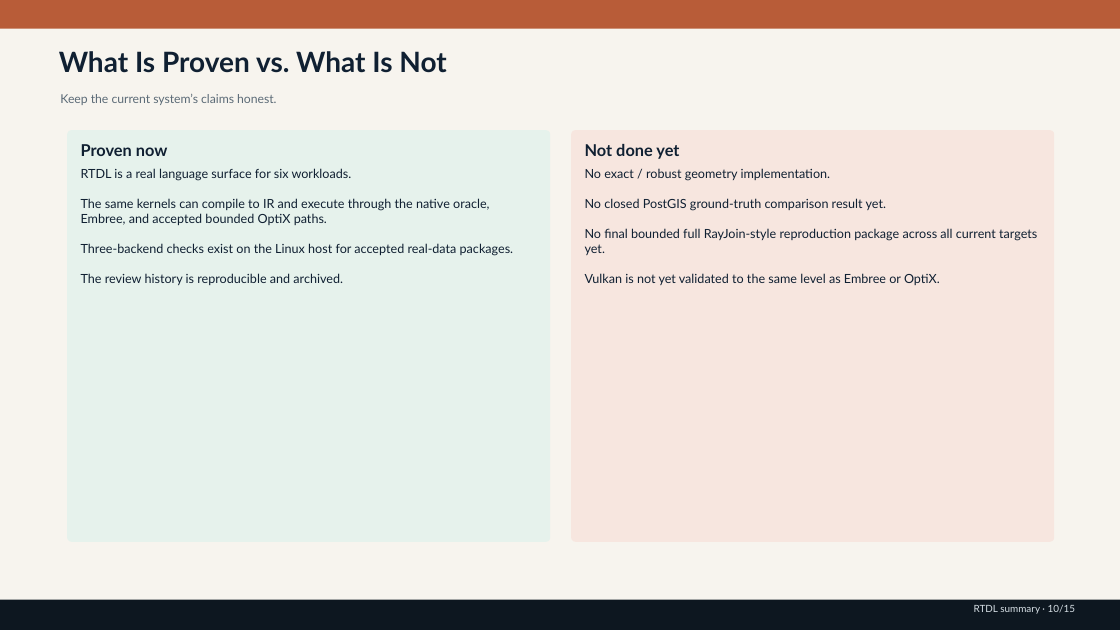
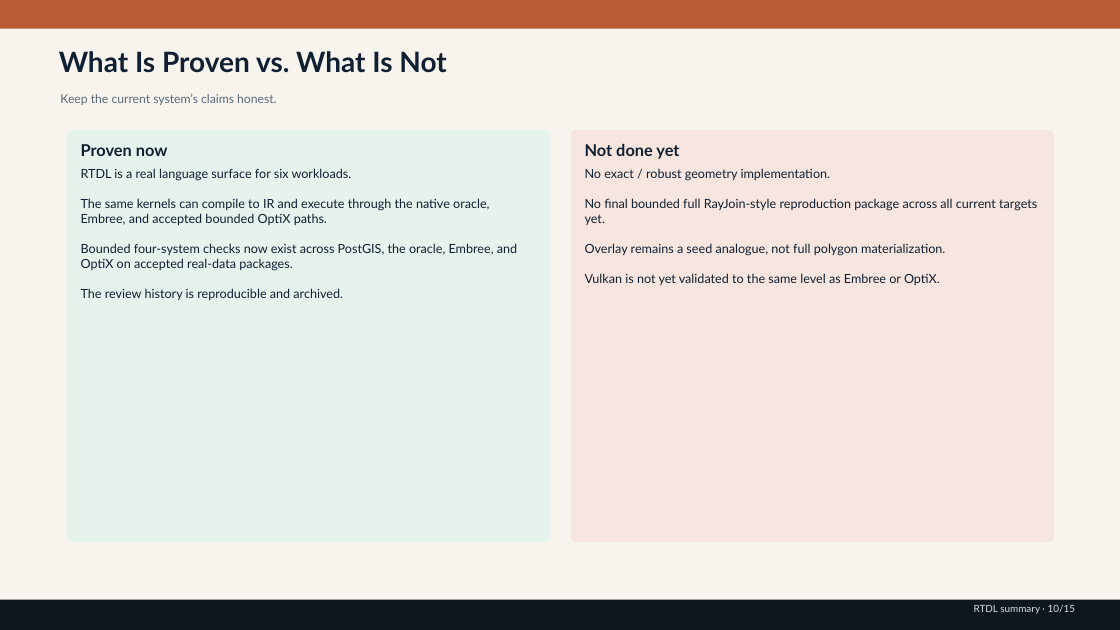
Before and after one commit to rubaolee/rtdl, a slide deck: slide 10 of rtdl_status_summary.pptx. Drawn at 1120x630 pixels with LibreOffice and Linux fonts; fonts in the diff are those of the drawing. Boxes give left, top, right and bottom in pixels: in the first picture for what was removed or moved away, otherwise in the second. Text is boxed around its words. In the diff, an @@ line names an element or a change of style, - is before the commit and + after.

```diff
--- a/rtdl_status_summary.pptx
+++ b/rtdl_status_summary.pptx
@@ text at bbox=[585, 198, 886, 211]: paragraph removed @@
-No closed PostGIS ground-truth comparison result yet.
@@ text at bbox=[81, 243, 517, 271]: text changed @@
-Three-backend checks exist on the Linux host for accepted real-data packages.
+Bounded four-system checks now exist across PostGIS, the oracle, Embree, and OptiX on accepted real-data packages.
@@ text at bbox=[585, 243, 945, 256]: paragraph added @@
+Overlay remains a seed analogue, not full polygon materialization.
```
Also in this commit, not shown: 5 other slides changed, 14 other files.
